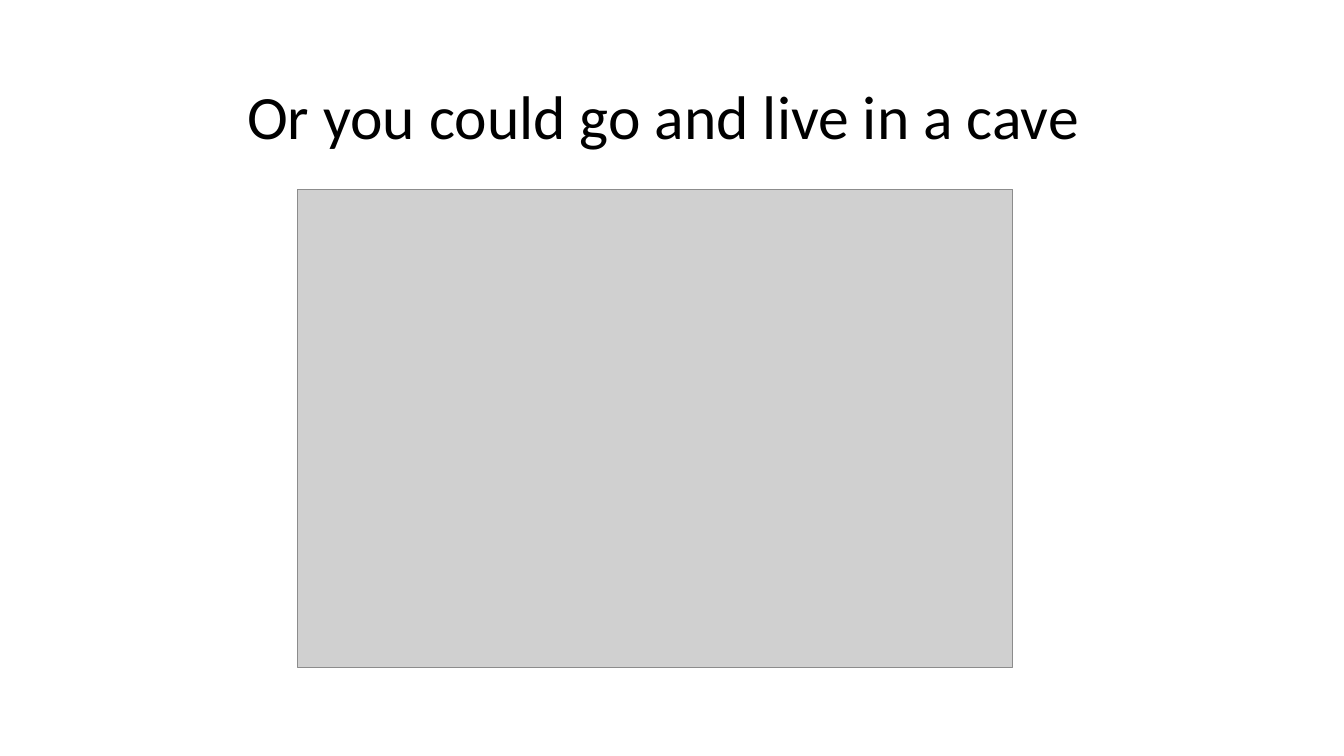
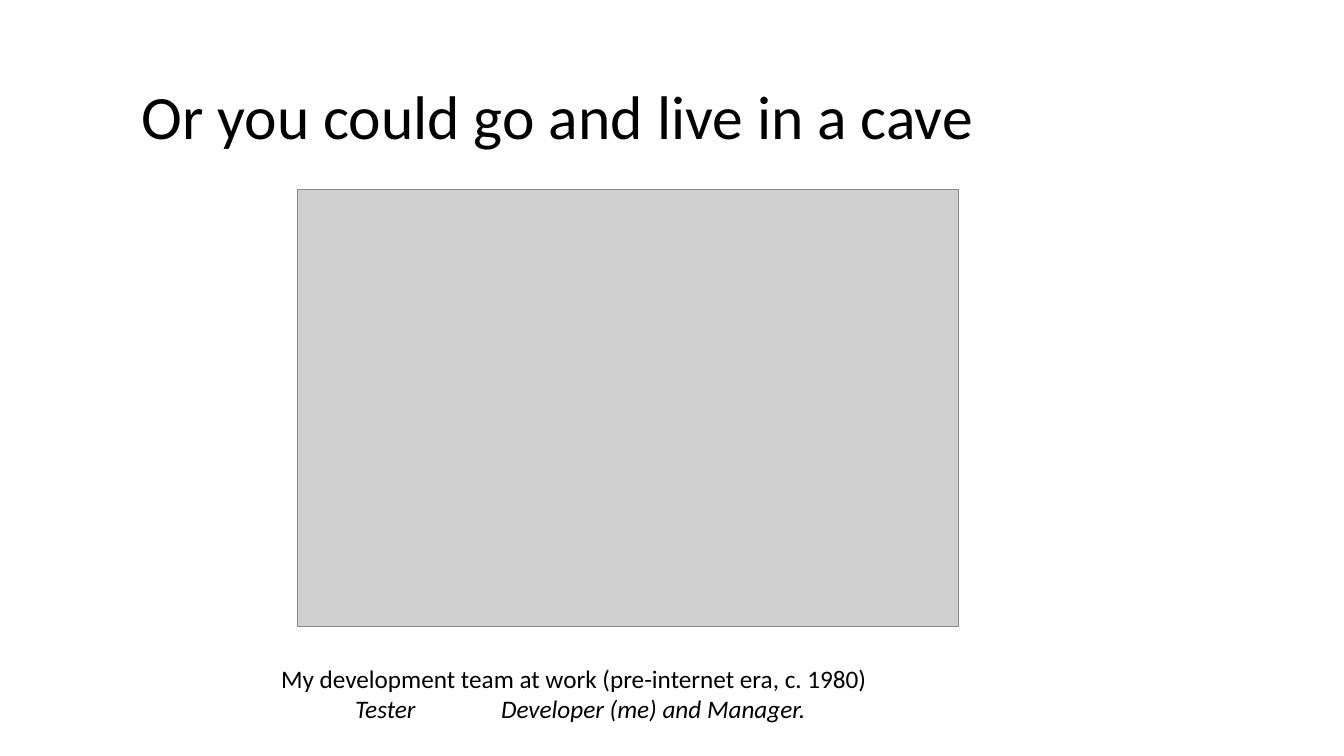
Before and after one commit to robinsillem/SecurityTraining, a slide deck: slide 9 of Attacks/Session hijacking via MITM.pptx. Drawn at 1344x756 pixels with LibreOffice and Linux fonts; fonts in the diff are those of the drawing; grey boxes stand for pictures. Boxes give left, top, right and bottom in pixels: in the first picture for what was removed or moved away, otherwise in the second. Text is boxed around its words. In the diff, an @@ line names an element or a change of style, - is before the commit and + after.

```diff
--- a/Attacks/Session hijacking via MITM.pptx
+++ b/Attacks/Session hijacking via MITM.pptx
@@ text "Or you could go and ...": place and size @@
-text "Or you could go and ..." at [247,96,1079,150]
+text "Or you could go and ..." at [141,96,973,150]
@@ picture: place and size @@
-picture at [297,190,1012,667]
+picture at [297,190,959,627]
@@ text added at [281,669,866,723], 18 pt, text #000000 @@
+My development team at work (pre-internet era, c. 1980)
+Tester Developer (me) and Manager.
```
Also in this commit, not shown: 7 other slides changed, 3 slides added, 5 slides removed, 10 other files.
